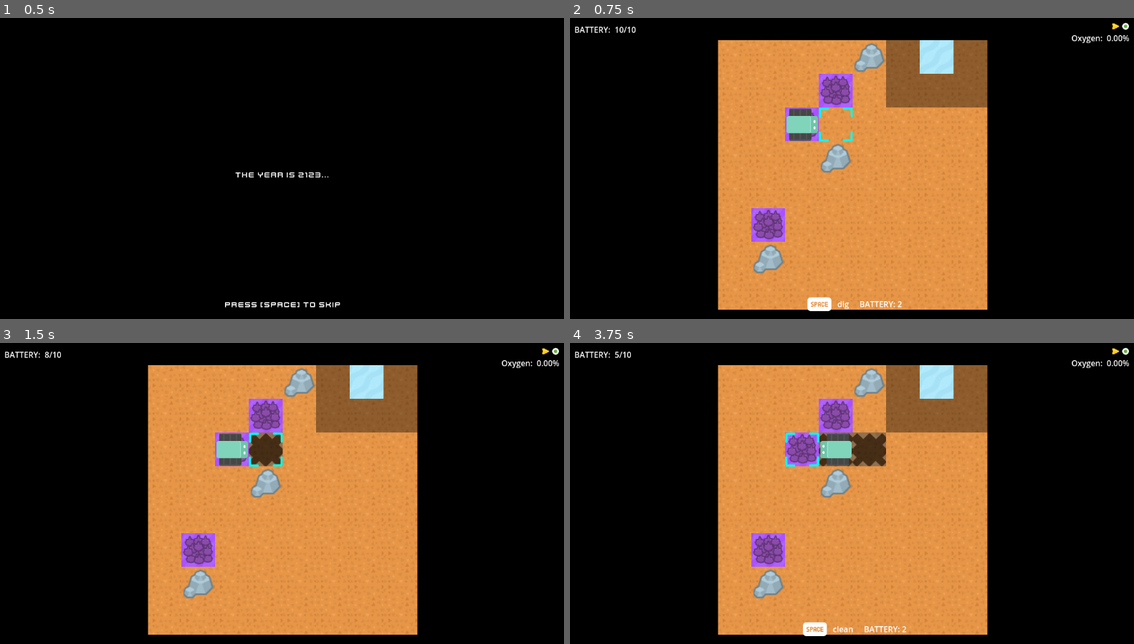
Above: before the commit, frames 1-4 (two rows, left to right).
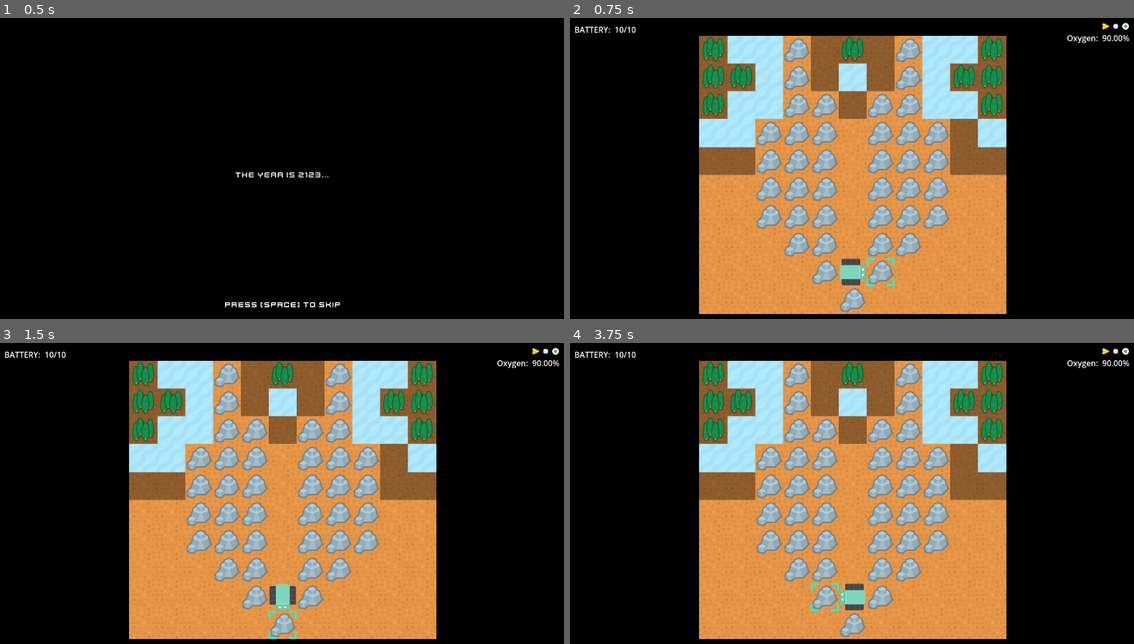
Above: after the commit, the same moments.

Repository: bardunbar/galway-game-jam-23
Game: Godot game, scene res://screens/main_menu/intro.tscn
The game is run twice, just before and just after one commit, with the same random seed, the same clock (stepped at 60 frames per second) and the same inputs.
Inputs (mouse positions are in pixels of both pictures, inside the frame that each line leads up to):
- Up to frame 1 (0.5 s): no input
- Up to frame 2 (0.75 s): tap Space (Action_1) at 0.5, 0.6 s; move the mouse to (976, 159) at 0.52 s; hold Right (move_right) from 0.53 s (still down); click (976, 159) at 0.67 s
- Up to frame 3 (1.5 s): tap Space (Action_1) at 1.25 s; move the mouse to (163, 382) at 1.27 s; release Right (move_right) at 1.28 s; hold Down (move_down) from 1.28 s (still down); tap Ctrl (Action_2) at 1.35 s; click (163, 382) at 1.42 s
- Up to frame 4 (3.75 s): tap Enter at 2, 3.5 s; move the mouse to (767, 382) at 2.02 s; release Down (move_down) at 2.03 s; press the mouse at (767, 382) at 2.03 s; hold Right (move_right) 2.03-2.78 s; tap Space (Action_1) at 2.75, 2.85 s; move the mouse to (801, 382) at 2.77 s; release the mouse at (801, 382) at 2.78 s; hold Up (move_up) 2.78-3.53 s; click (801, 382) at 2.92 s; move the mouse to (835, 382) at 3.52 s; hold Left (move_left) from 3.53 s (still down); tap Ctrl (Action_2) at 3.6 s; click (835, 382) at 3.67 s

Frame 1 is identical in both runs. In frame 2, 30% of the frame differs, in the area x 22-100%, y 1-99%; in frame 3, 30%; in frame 4, 31%, in the area x 8-100%, y 1-99%.

Commit message:
Adds tweaks to toxin cleanup level.

Diff:
--- a/project/screens/game/globals/tile_globals.gd
+++ b/project/screens/game/globals/tile_globals.gd
@@ -45,7 +45,7 @@
 }
 
 var levels = [
-	"Tutoria l",
+	"Tutorial",
 	"WalledInByTrees",
 	"FirstDig",
 	"FirstToxins",
